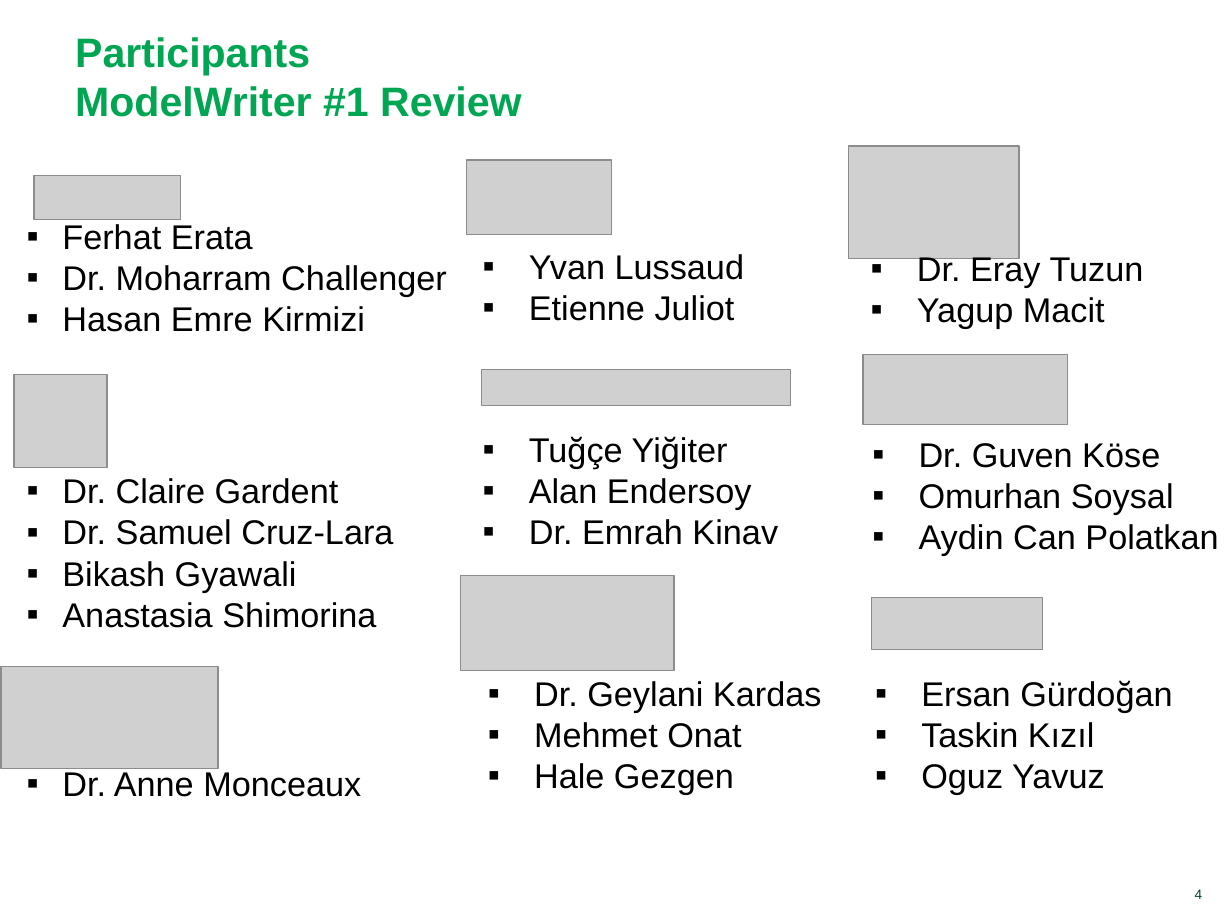
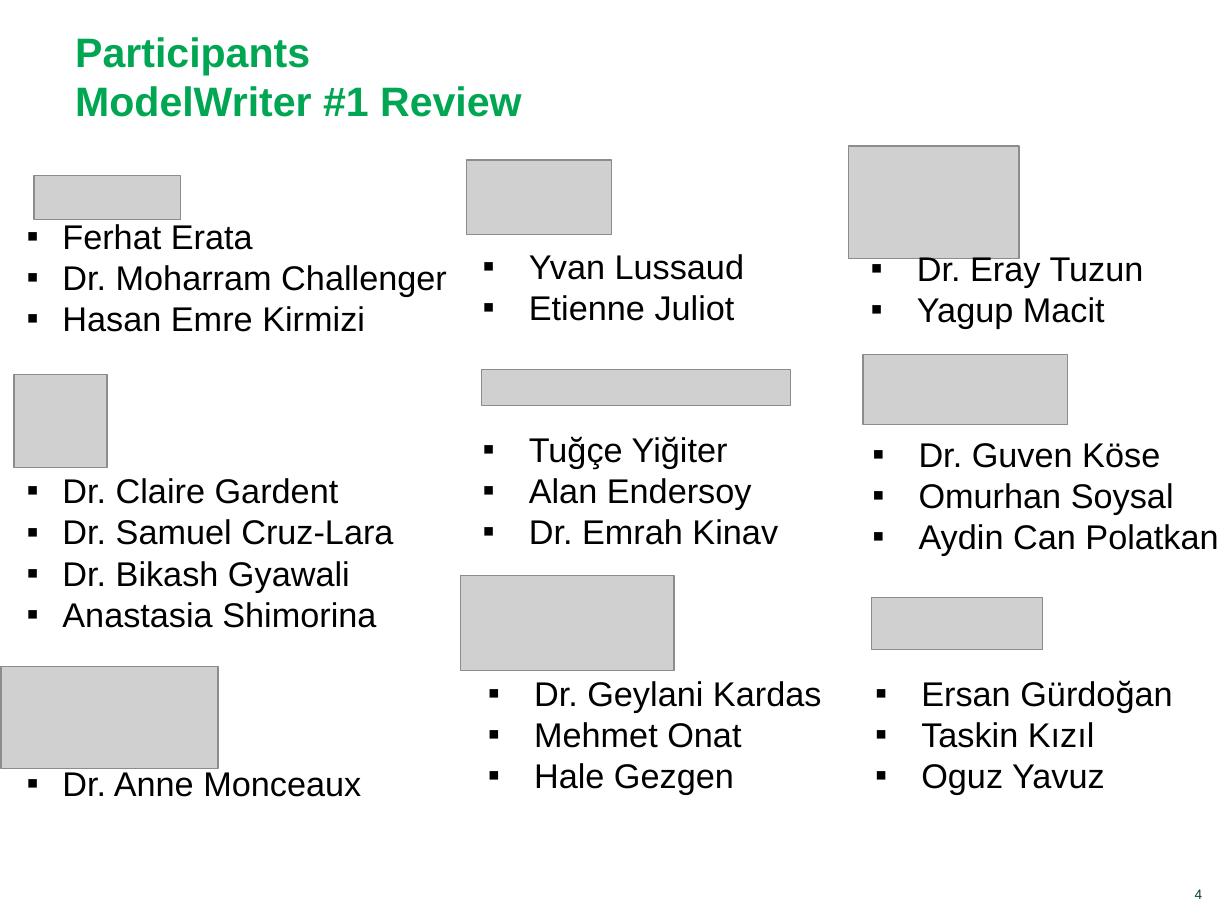
Before and after one commit to ModelWriter/WP5, a slide deck: slide 4 of Reviews/2016/wip/1 Introduction.pptx. Drawn at 1232x924 pixels with LibreOffice and Linux fonts; fonts in the diff are those of the drawing; grey boxes stand for pictures; background and template pictures are left out. Boxes give left, top, right and bottom in pixels: in the first picture for what was removed or moved away, otherwise in the second. Text is boxed around its words. In the diff, an @@ line names an element or a change of style, - is before the commit and + after.

```diff
--- a/Reviews/2016/wip/1 Introduction.pptx
+++ b/Reviews/2016/wip/1 Introduction.pptx
@@ text at (62, 561, 350, 592): text changed @@
-  ▪ Bikash Gyawali
+  ▪ Dr. Bikash Gyawali
```
Also in this commit, not shown: 1 other slide changed, 4 other files.
